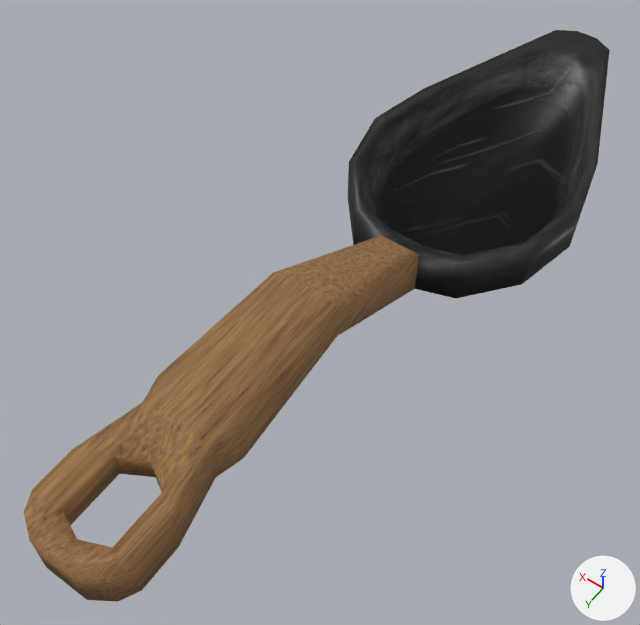
One commit to the Blender file models/items/tools/trowel/trowel.blend: the scene before it, then after it.
Rendered twice from a 50 mm lens placed at (-0.219, 0.418, 0.549), pointed at (0.02, 0.083, 0.022). Every picture has the same lights, and +X, +Y and +Z are marked at lower right. The older version comes first.

The scene before the commit, as lines of its bpy script (objects in view):
```python
ob_handle = bpy.data.objects.new('Handle', me_cylinder_001)
ob_handle.location = (0.0, 0.0, 0.0)
ob_head = bpy.data.objects.new('Head', me_cylinder_002)
ob_head.location = (0.0, 0.0, 0.0)
```
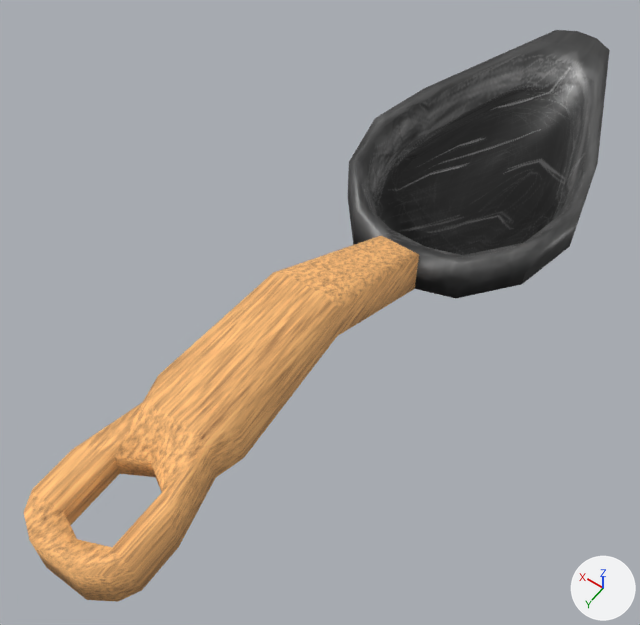
The change, as a list of edits to the scene's bpy script:
```text
Change mat_seasonediron:
    add n3 = _N.new('ShaderNodeMixRGB'); n3.name = 'InventoryVisibility'
    add n3.blend_type = 'MULTIPLY'
    add n3.inputs[0].default_value = 1.0  # 'Factor'
    add n3.inputs[2].default_value = (3.0, 3.0, 3.0, 1.0)  # 'Color2', white #ffffff
    where n2 = _N.new('ShaderNodeTexImage'); n2.name = 'Image Texture'
    where n0 = _N.new('ShaderNodeBsdfPrincipled'); n0.name = 'Principled BSDF'
    remove _L.new(n2.outputs[0], n0.inputs[0])  # 'Color' to 'Base Color'
    add _L.new(n2.outputs[0], n3.inputs[1])  # 'Color' to 'Color1'
    add _L.new(n3.outputs[0], n0.inputs[0])  # 'Color' to 'Base Color'
Change mat_carvedwood:
    add n7 = _N.new('ShaderNodeMixRGB'); n7.name = 'InventoryVisibility'
    add n7.blend_type = 'MULTIPLY'
    add n7.inputs[0].default_value = 1.0  # 'Factor'
    add n7.inputs[2].default_value = (3.0, 3.0, 3.0, 1.0)  # 'Color2', white #ffffff
    where n5 = _N.new('ShaderNodeValToRGB'); n5.name = 'Color Ramp'
    where n0 = _N.new('ShaderNodeBsdfPrincipled'); n0.name = 'Principled BSDF'
    remove _L.new(n5.outputs[0], n0.inputs[0])  # 'Color' to 'Base Color'
    add _L.new(n5.outputs[0], n7.inputs[1])  # 'Color' to 'Color1'
    add _L.new(n7.outputs[0], n0.inputs[0])  # 'Color' to 'Base Color'
```

Location of each change, [x1, y1, x2, y2] in pixels of the pictures (640 x 625 px):
'Head', recoloured (lighter)
    both: [348, 30, 610, 289]
'Handle', recoloured (brown to orange)
    both: [24, 235, 419, 602]
